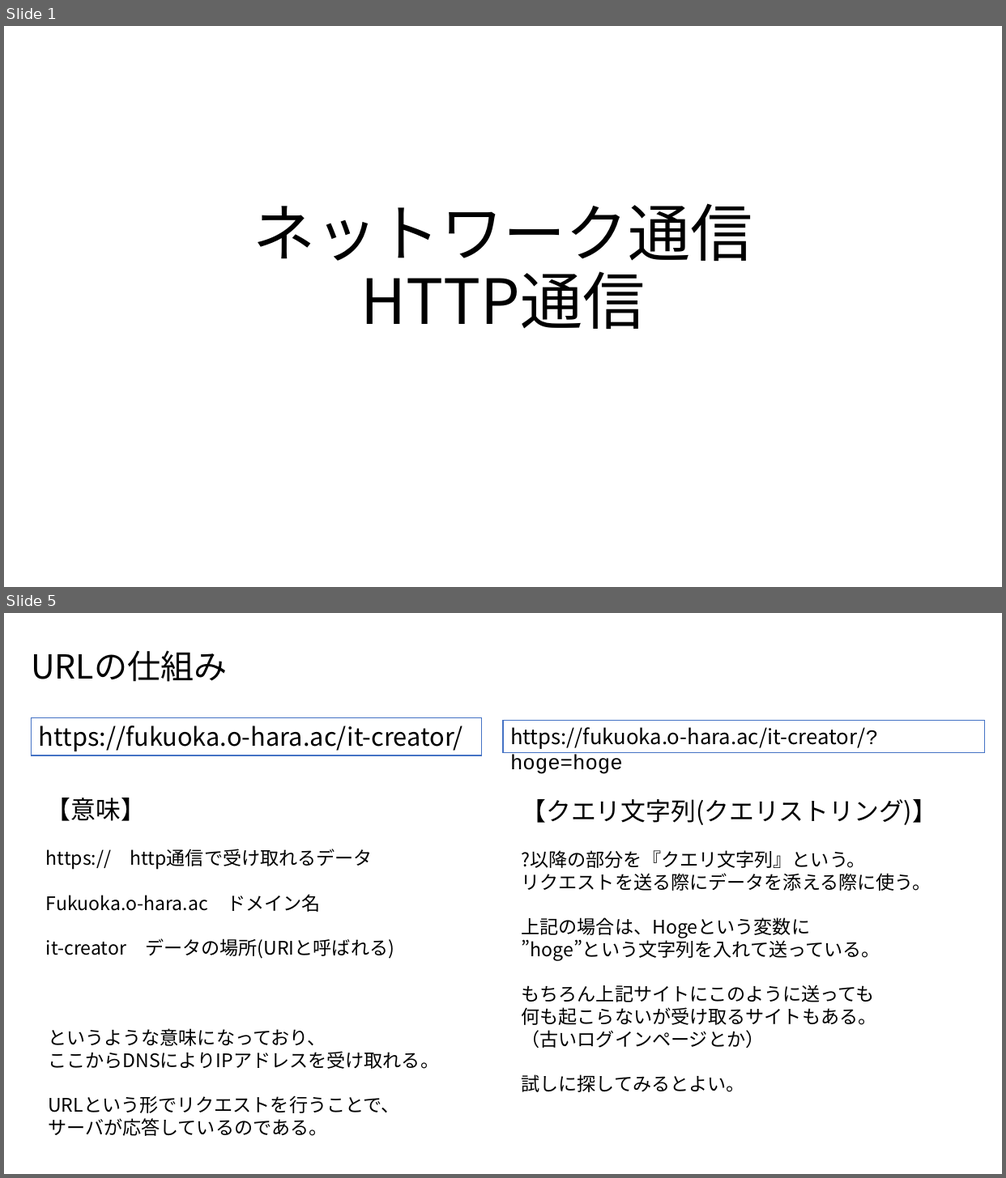
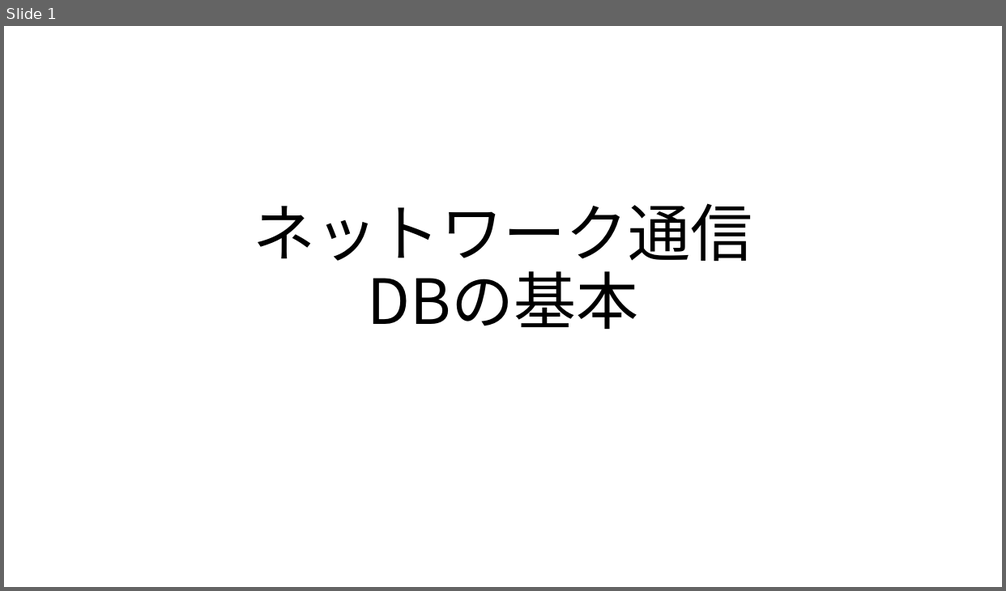
Before and after one commit to MahiroCreative/GameEngineFor2022, a slide deck: 2.SecondSemester/2.ネットワーク通信_データベースの基本.pptx. Shown one above the other, each under a label of ours: slides 1 and 5 before the commit, slide 1 after it; the slides between them are not shown. The pictures are 1006x1178 and 1006x591 pixels, drawn with LibreOffice and Linux fonts; fonts in the diff are those of the drawing. Boxes give left, top, right and bottom in pixels: in the first picture for what was removed or moved away, otherwise in the second. Text is boxed around its words. In the diff, an @@ line names an element or a change of style, - is before the commit and + after.

```diff
--- a/2.SecondSemester/2.ネットワーク通信_データベースの基本.pptx
+++ b/2.SecondSemester/2.ネットワーク通信_データベースの基本.pptx
@@ slide 5 removed at (4, 613, 1002, 1174), background #FFFFFF @@
@@ title removed at (31, 650, 227, 682) @@
-URLの仕組み
@@ rectangle removed at (32, 717, 483, 756) @@
-https://fukuoka.o-hara.ac/it-creator/
@@ rectangle removed at (503, 720, 985, 753) @@
-https://fukuoka.o-hara.ac/it-creator/?hoge=hoge
@@ text removed at (46, 798, 394, 959) @@
-【意味】
-https:// http通信で受け取れるデータ
-Fukuoka.o-hara.ac ドメイン名
-it-creator データの場所(URIと呼ばれる)
@@ text removed at (522, 799, 938, 1093) @@
-【クエリ文字列(クエリストリング)】
-?以降の部分を『クエリ文字列』という。
-リクエストを送る際にデータを添える際に使う。
-上記の場合は、Hogeという変数に
-”hoge”という文字列を入れて送っている。
-もちろん上記サイトにこのように送っても
-何も起こらないが受け取るサイトもある。
-（古いログインページとか）
-試しに探してみるとよい。
@@ text removed at (48, 1029, 439, 1136) @@
-というような意味になっており、
-ここからDNSによりIPアドレスを受け取れる。
-URLという形でリクエストを行うことで、
-サーバが応答しているのである。
@@ slide 1 changed as well @@
@@ title at (253, 203, 752, 329): text changed @@
-ネットワーク通信
-HTTP通信
+ネットワーク通信
+DBの基本
```
Also in this commit, not shown: 2 slides added, 7 other slides removed, 1 other file.
